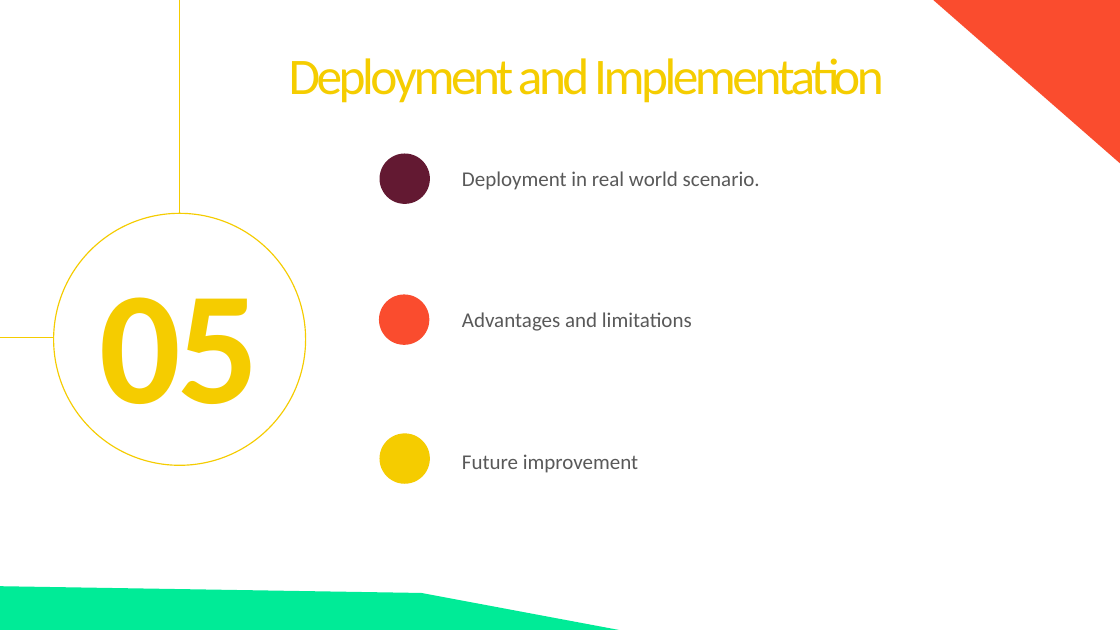
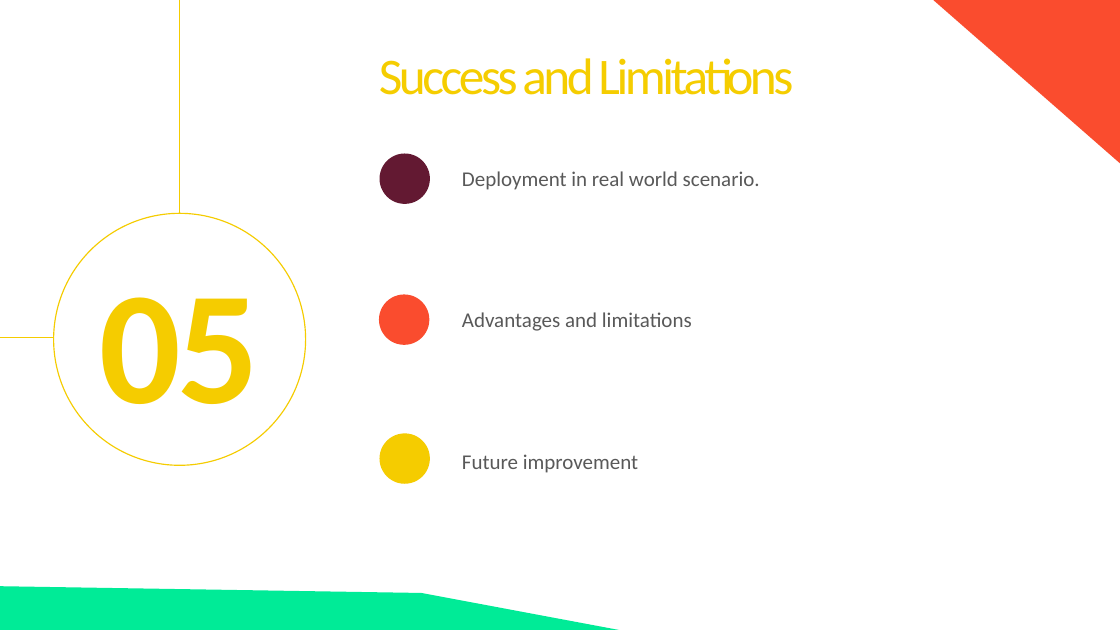
Before and after one commit to fbrowther/Detecting-Fraudulent-Credit-Card-Transactions-Using-Machine-Learning, a slide deck: slide 22 of CreditCardTransactions-Project4Group4.pptx (slide 29 before the commit). Drawn at 1120x630 pixels with LibreOffice and Linux fonts; fonts in the diff are those of the drawing. Boxes give left, top, right and bottom in pixels: in the first picture for what was removed or moved away, otherwise in the second. Text is boxed around its words. In the diff, an @@ line names an element or a change of style, - is before the commit and + after.

```diff
--- a/CreditCardTransactions-Project4Group4.pptx
+++ b/CreditCardTransactions-Project4Group4.pptx
@@ text at box(379, 58, 793, 95): text changed @@
-Deployment and Implementation
+Success and Limitations
```
Also in this commit, not shown: 4 other slides changed, 1 slide added, 8 slides removed, 2 other files.
